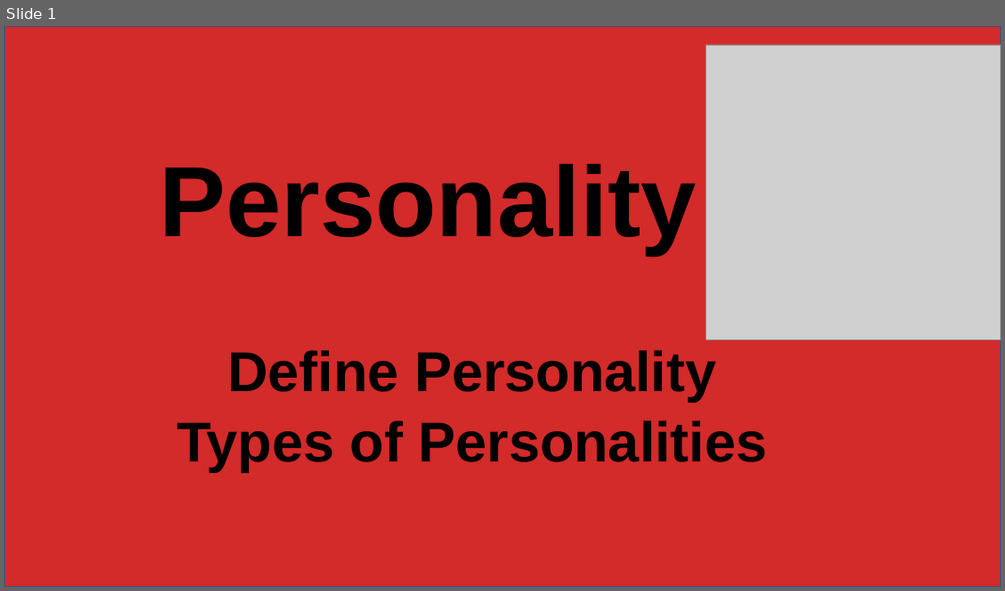
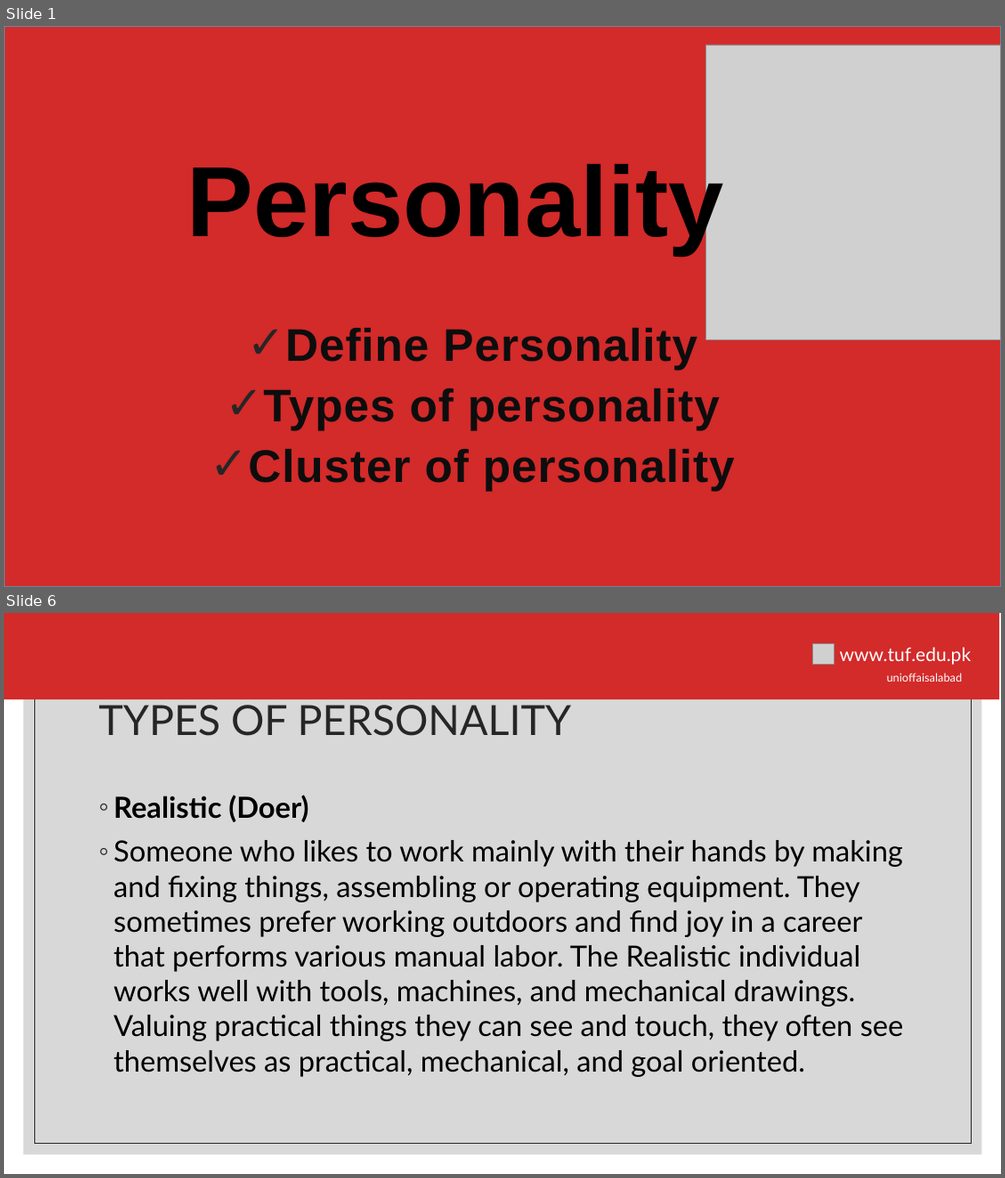
Before and after one commit to hamnasz/Semester-IV, a slide deck: Psychology/Mids/Slides/Lecture # 6.pptx. Shown one above the other, each under a label of ours: slide 1 before the commit, slides 1 and 6 after it; the slides between them are not shown. The pictures are 1005x591 and 1005x1178 pixels, drawn with LibreOffice and Linux fonts; fonts in the diff are those of the drawing; grey boxes stand for pictures; background and template pictures are left out. Boxes give left, top, right and bottom in pixels: in the first picture for what was removed or moved away, otherwise in the second. Text is boxed around its words. In the diff, an @@ line names an element or a change of style, - is before the commit and + after.

```diff
--- a/Psychology/Mids/Slides/Lecture # 6.pptx
+++ b/Psychology/Mids/Slides/Lecture # 6.pptx
@@ slide 6 added at (4, 613, 1001, 1174), background #FFFFFF @@
@@ rectangle added at (24, 633, 982, 1154), fill #BFBFBF at 60% opacity @@
@@ rectangle added at (34, 643, 971, 1143), outline #262626 0.5 pt @@
@@ group added at (4, 613, 999, 699): 2 texts, 1 rectangle, 1 picture @@
+unioffaisalabad
+www.tuf.edu.pk
@@ title added at (98, 698, 572, 736), 40 pt, text #262626 @@
+TYPES OF PERSONALITY
@@ text added at (113, 795, 904, 1077), 28 pt, text #000000 @@
+◦ Realistic (Doer)
+◦ Someone who likes to work mainly with their hands by making and fixing things, assembling or operating equipment. They sometimes prefer working outdoors and find joy in a career that performs various manual labor. The Realistic individual works well with tools, machines, and mechanical drawings. Valuing practical things they can see and touch, they often see themselves as practical, mechanical, and goal oriented.
@@ slide 1 changed as well @@
@@ rectangle at (4, 26, 1001, 587): outline #325491 1 pt to #6D879B 1 pt @@
@@ rectangle added at (111, 130, 894, 483), fill #FFFFFF @@
@@ text "Personality" rewrapped from (160, 164, 696, 254) to (187, 157, 724, 254) @@
@@ subtitle "Define Personality": place and size @@
-subtitle "Define Personality" at (177, 350, 768, 472)
+subtitle "Define Personality" at (248, 328, 735, 491)
@@ subtitle at (285, 328, 697, 370): size 54 to 44 pt, text colour #000000 to #0D0D0D, letter spacing 0 to 0.8 pt in "Define Personality"; bullet none to ✓; line spacing 0.9 to 1.1; less space between paragraphs @@
@@ subtitle at (248, 388, 735, 491): text changed; size 54 to 44 pt; text colour #000000 to #0D0D0D @@
-Types of Personalities
+✓ Types of personality
+✓ Cluster of personality
```
Also in this commit, not shown: 2 other slides changed, 8 other slides added, 9 slides removed, 4 other files.
